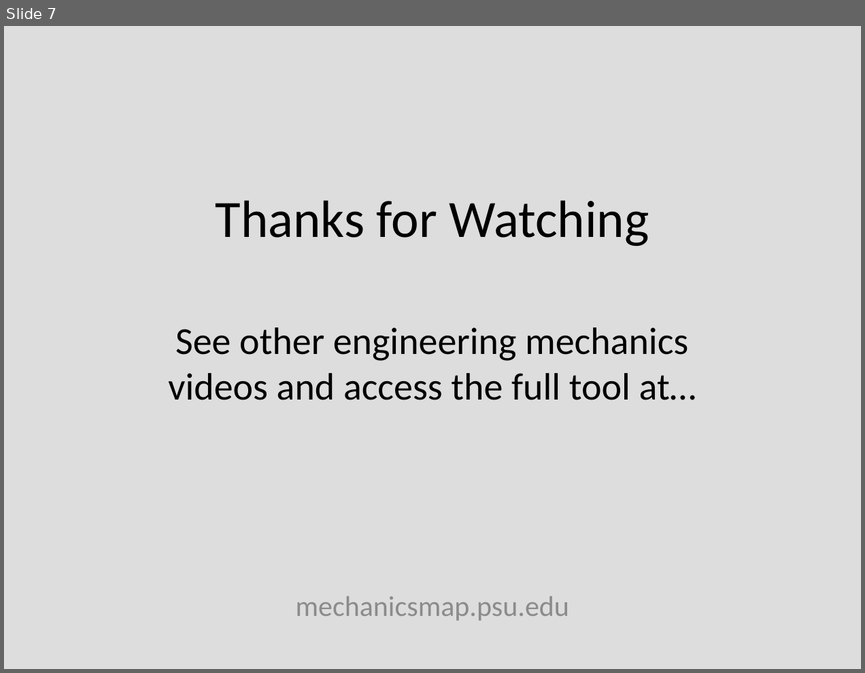
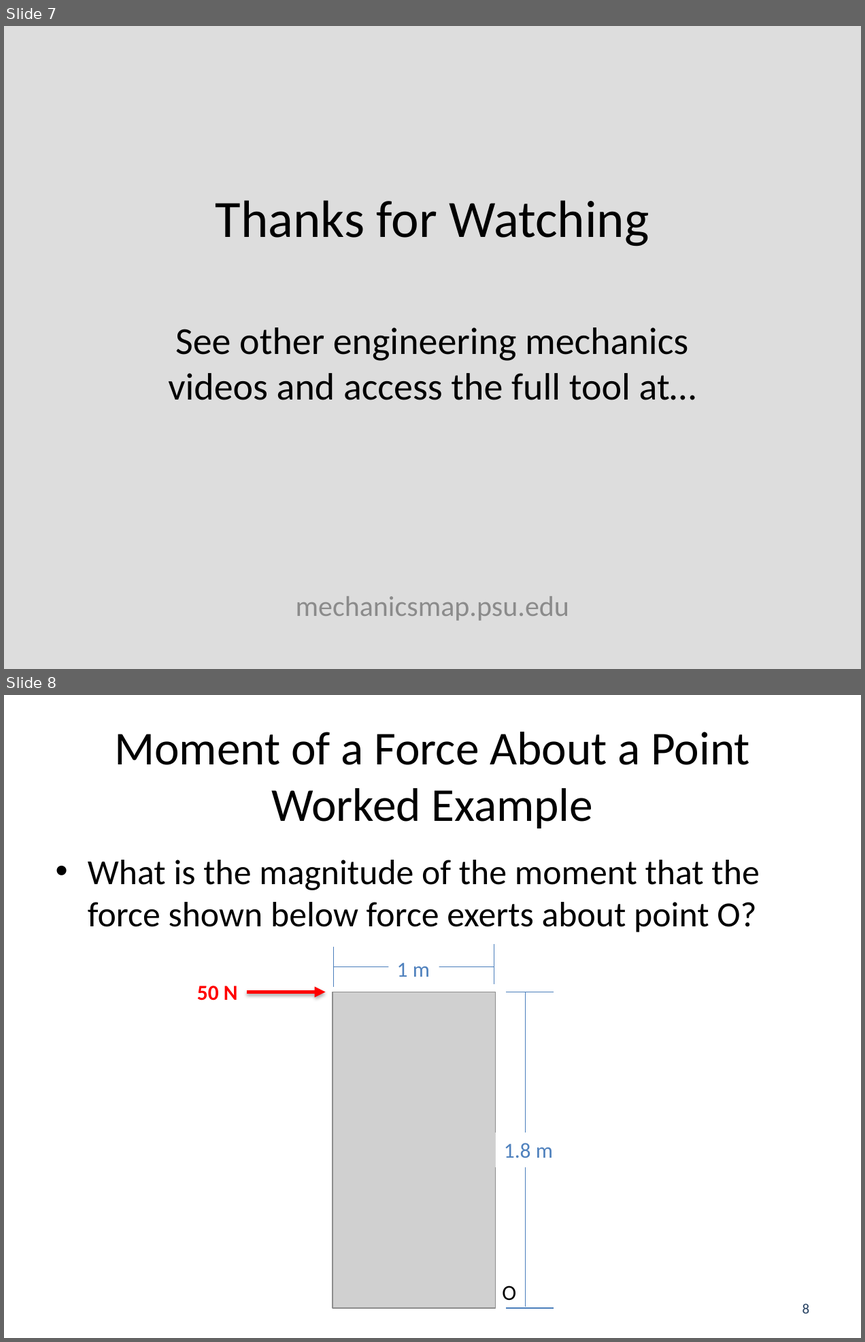
Before and after one commit to JacobMoore/mechanics_textbook, a slide deck: Lecture Slides/VideoLectureSlides/3.4.pptx. Shown one above the other, each under a label of ours: slide 7 before the commit, slides 7 and 8 after it. The pictures are 865x673 and 865x1342 pixels, drawn with LibreOffice and Linux fonts; fonts in the diff are those of the drawing; grey boxes stand for pictures; background and template pictures are left out. Boxes give left, top, right and bottom in pixels: in the first picture for what was removed or moved away, otherwise in the second. Text is boxed around its words. In the diff, an @@ line names an element or a change of style, - is before the commit and + after.

Commit message:
Added Worked Examples Chap 3
Added worked examples, not including videos to chapter 3

```diff
--- a/Lecture Slides/VideoLectureSlides/3.4.pptx
+++ b/Lecture Slides/VideoLectureSlides/3.4.pptx
@@ slide 8 added at [4,695,861,1338], background #FFFFFF @@
@@ title added at [114,732,750,829], 39.6 pt, text #000000 @@
+Moment of a Force About a Point
+Worked Example
@@ text added at [88,860,759,932], 29.6 pt, text #000000 @@
+• What is the magnitude of the moment that the force shown below force exerts about point O?
@@ line added from (333, 947) to (333, 986), #4B7EBC 0.75 pt @@
@@ line added from (494, 945) to (494, 984), #4B7EBC 0.75 pt @@
@@ line added from (333, 966) to (494, 966), #4B7EBC 0.75 pt @@
@@ text added at [397,962,430,977], 18 pt, text #4F81BD @@
+1 m
@@ text added at [197,985,238,1000], 18 pt, text #FF0000, bold @@
+50 N
@@ arrow added from (247, 991) to (325, 991), #FF0000 3 pt @@
@@ picture added at [332,991,495,1308] @@
@@ line added from (554, 991) to (506, 991), #4B7EBC 0.75 pt @@
@@ line added from (525, 991) to (525, 1306), #4B7EBC 0.75 pt @@
@@ text added at [504,1142,553,1157], 18 pt, text #4F81BD @@
+1.8 m
@@ text added at [502,1285,516,1300], 18 pt, text #000000 @@
+O
@@ page number added at [802,1303,810,1313], 12 pt, text #254061 @@
+8
@@ line added from (554, 1308) to (506, 1308), #4B7EBC 0.75 pt @@
```
Also in this commit, not shown: 2 slides changed, 1 other slide added, 25 other files.
